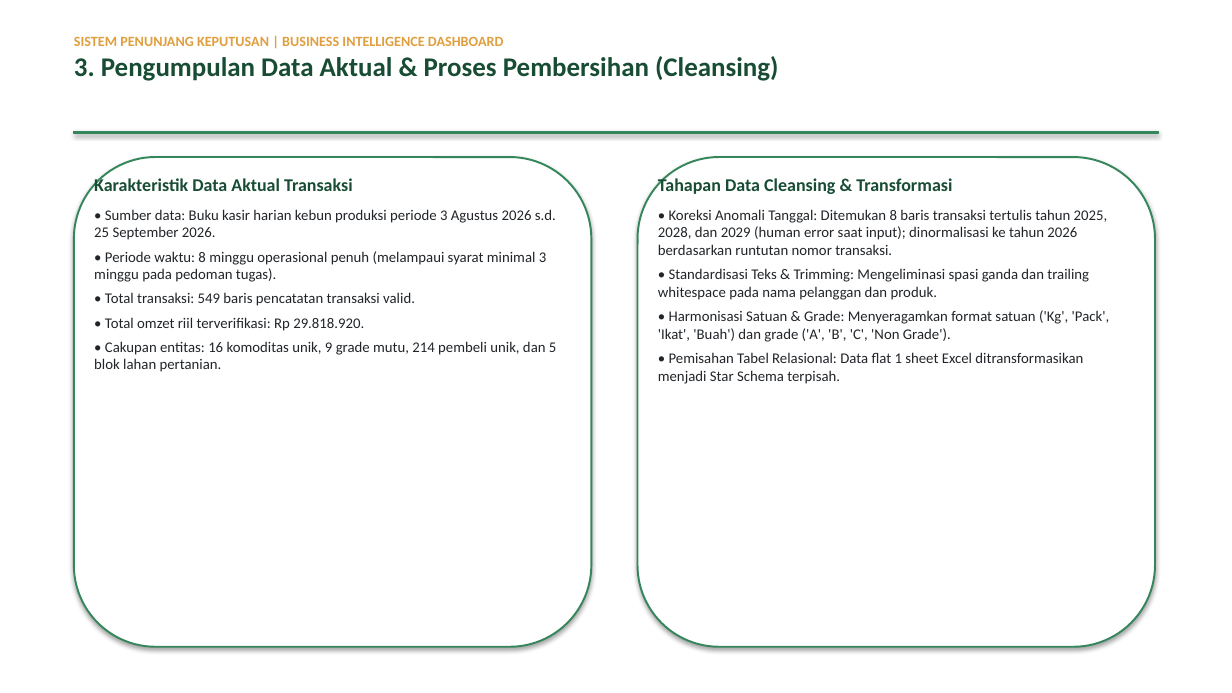
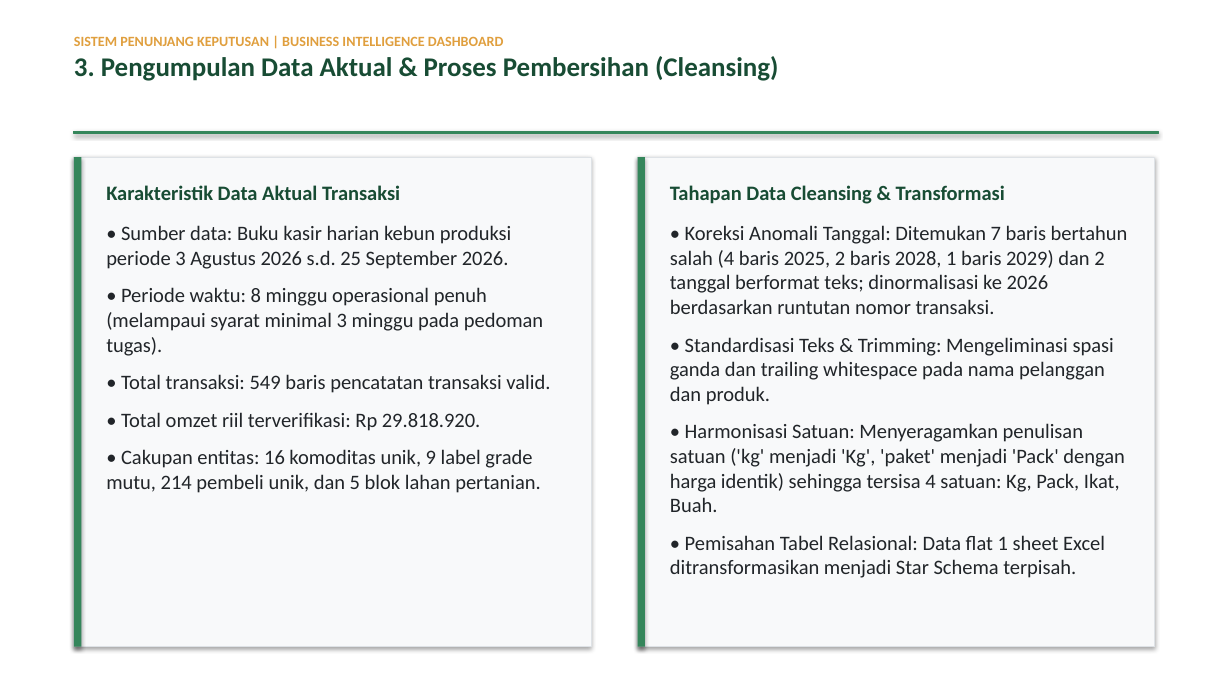
Before and after one commit to adsurkasur/tugas-spk, a slide deck: slide 4 of Presentasi_DSS_BBPP_Ketindan.pptx. Drawn at 1232x693 pixels with LibreOffice and Linux fonts; fonts in the diff are those of the drawing. Boxes give left, top, right and bottom in pixels: in the first picture for what was removed or moved away, otherwise in the second. Text is boxed around its words. In the diff, an @@ line names an element or a change of style, - is before the commit and + after.

```diff
--- a/Presentasi_DSS_BBPP_Ketindan.pptx
+++ b/Presentasi_DSS_BBPP_Ketindan.pptx
@@ rectangle at [74, 157, 592, 647]: rounded rectangle to rectangle; fill #FFFFFF to #F8F9FA; outline #35865B 1.5 pt to #DEE2E6 0.75 pt @@
@@ rectangle added at [74, 157, 81, 647], fill #35865B @@
@@ rounded rectangle removed at [638, 157, 1155, 647] @@
@@ rectangle added at [638, 157, 1155, 647], fill #F8F9FA, outline #DEE2E6 0.75 pt @@
@@ rectangle added at [638, 157, 645, 647], fill #35865B @@
@@ text at [106, 185, 550, 431]: size 14 to 16 pt in "Karakteristik Data Aktual Transaksi"; size 11.5 to 16 pt in "• Sumber data: Buku kasir harian kebun ...", "• Periode waktu: 8 minggu operasional penuh ...", "• Total transaksi: 549 baris pencatatan transaksi ...", "• Total omzet riil terverifikasi: Rp 29.818.920."; more space between paragraphs @@
@@ text "Karakteristik Data Aktual Transaksi": place and size @@
-text "Karakteristik Data Aktual Transaksi" at [94, 177, 556, 372]
+text "Karakteristik Data Aktual Transaksi" at [106, 185, 550, 493]
@@ text at [670, 185, 1114, 578]: size 14 to 16 pt in "Tahapan Data Cleansing & Transformasi"; size 11.5 to 16 pt in "• Standardisasi Teks & Trimming: Mengeliminasi spasi ...", "• Pemisahan Tabel Relasional: Data flat 1 ..."; more space between paragraphs @@
@@ text "Tahapan Data Cleansing & Transformasi": place and size @@
-text "Tahapan Data Cleansing & Transformasi" at [658, 177, 1110, 384]
+text "Tahapan Data Cleansing & Transformasi" at [670, 185, 1128, 578]
@@ text at [670, 225, 1128, 314]: text changed; size 11.5 to 16 pt @@
-• Koreksi Anomali Tanggal: Ditemukan 8 baris transaksi tertulis tahun 2025, 2028, dan 2029 (human error saat input); dinormalisasi ke tahun 2026 berdasarkan runtutan nomor transaksi.
+• Koreksi Anomali Tanggal: Ditemukan 7 baris bertahun salah (4 baris 2025, 2 baris 2028, 1 baris 2029) dan 2 tanggal berformat teks; dinormalisasi ke 2026 berdasarkan runtutan nomor transaksi.
@@ text at [106, 449, 541, 493]: text changed; size 11.5 to 16 pt @@
-• Cakupan entitas: 16 komoditas unik, 9 grade mutu, 214 pembeli unik, dan 5 blok lahan pertanian.
+• Cakupan entitas: 16 komoditas unik, 9 label grade mutu, 214 pembeli unik, dan 5 blok lahan pertanian.
@@ text at [670, 423, 1124, 512]: text changed; size 11.5 to 16 pt @@
-• Harmonisasi Satuan & Grade: Menyeragamkan format satuan ('Kg', 'Pack', 'Ikat', 'Buah') dan grade ('A', 'B', 'C', 'Non Grade').
+• Harmonisasi Satuan: Menyeragamkan penulisan satuan ('kg' menjadi 'Kg', 'paket' menjadi 'Pack' dengan harga identik) sehingga tersisa 4 satuan: Kg, Pack, Ikat, Buah.
```
Also in this commit, not shown: 8 other slides changed, 13 other files.
